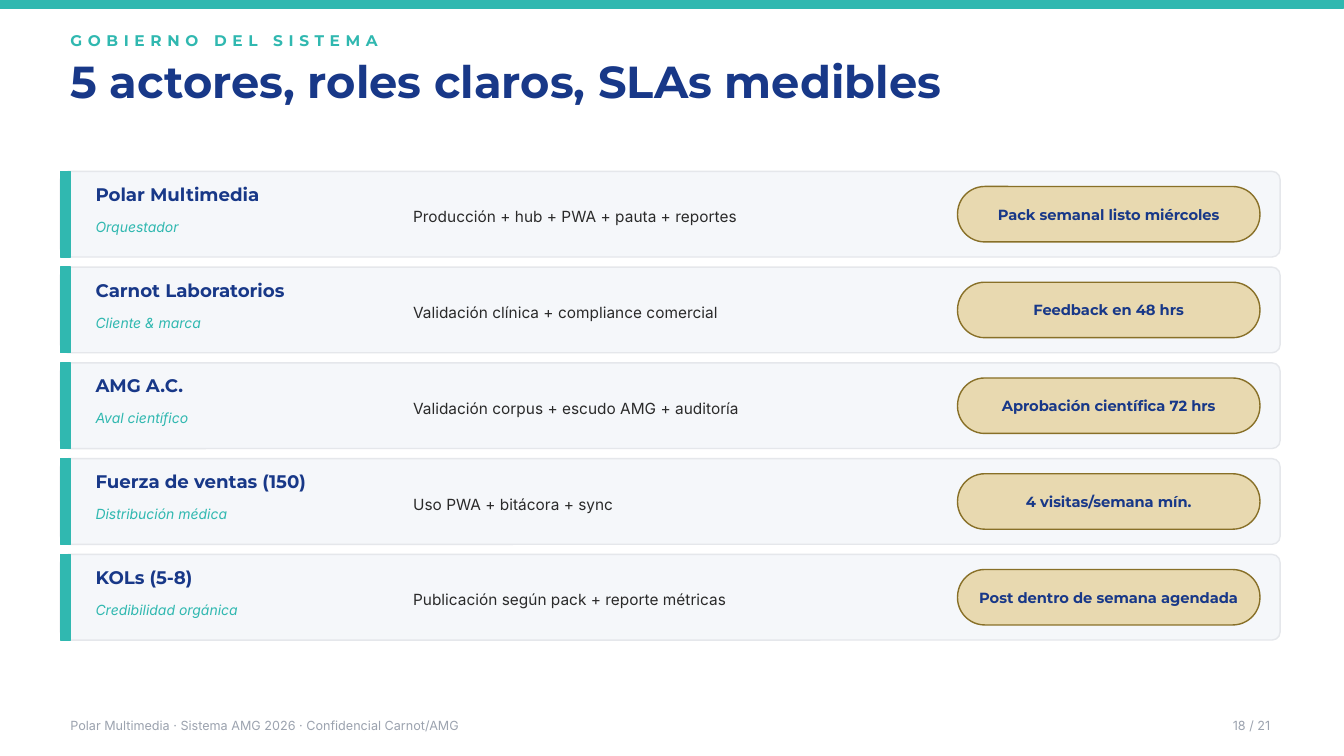
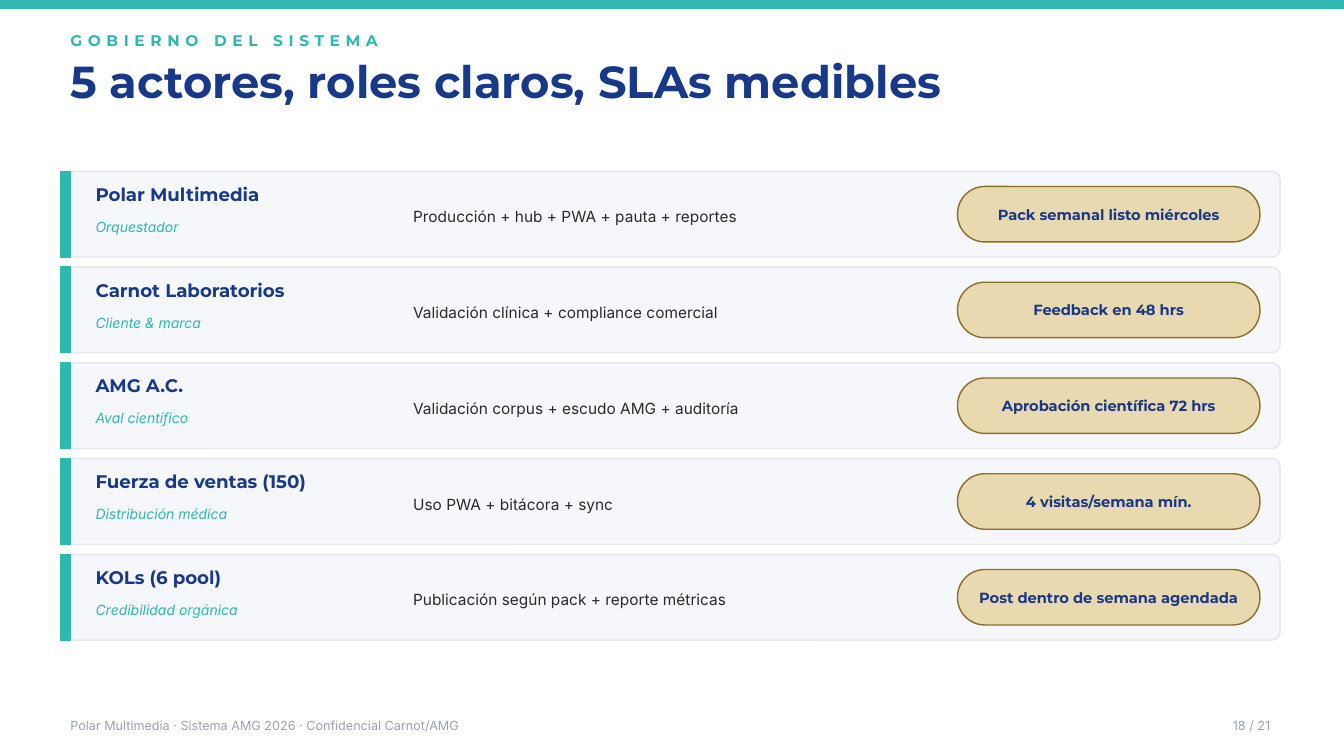
Before and after one commit to polar-multimedia/amg-pylori-hub, a slide deck: slide 18 of Pitch_Ejecutivo_AMG_2026.pptx. Drawn at 1344x756 pixels with LibreOffice and Linux fonts; fonts in the diff are those of the drawing. Boxes give left, top, right and bottom in pixels: in the first picture for what was removed or moved away, otherwise in the second. Text is boxed around its words. In the diff, an @@ line names an element or a change of style, - is before the commit and + after.

```diff
--- a/Pitch_Ejecutivo_AMG_2026.pptx
+++ b/Pitch_Ejecutivo_AMG_2026.pptx
@@ text at (96,570,221,588): text changed @@
-KOLs (5-8)
+KOLs (6 pool)
```
Also in this commit, not shown: 8 other slides changed, 1 slide added, 1 slide removed, 1 other file.
